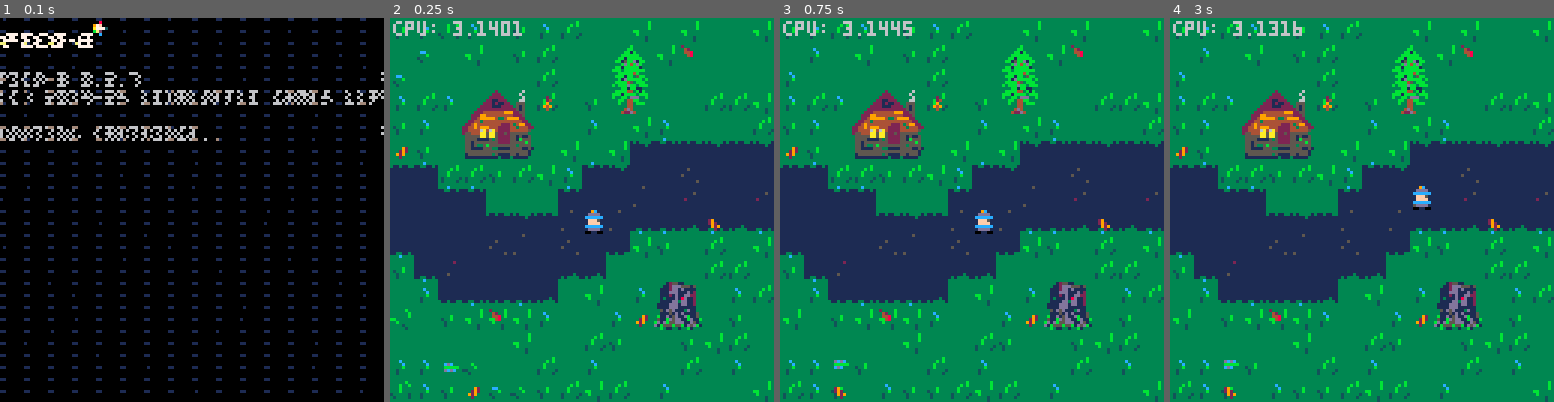
Above: before the commit, frames 1-4 (left to right).
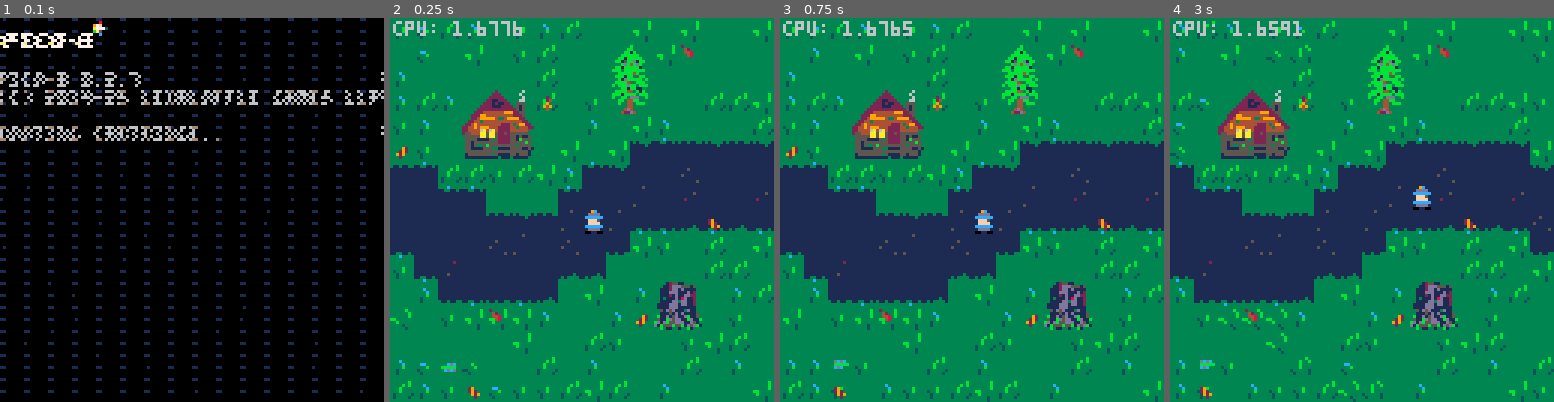
Above: after the commit, the same moments.

Repository: schoblaska/pico-8
Game: PICO-8 cartridge src/kaido.p8
The game is run twice, just before and just after one commit, with the same random seed, the same clock (stepped at 60 frames per second) and the same inputs.
Inputs:
- Up to frame 1 (0.1 s): no input
- Up to frame 2 (0.25 s): no input
- Up to frame 3 (0.75 s): tap X (X key) at 0.33 s; tap O (Z key) at 0.7 s
- Up to frame 4 (3 s): tap X (X key) at 1.07, 1.85, 2.97 s; hold Right 1.6-2.1 s; tap O (Z key) every 0.4 s from 1.7 to 2.9 s; hold Up 2.15-2.42 s; hold Right from 2.47 s (still down)

Frame 1 is identical in both runs. In frame 2, 0.5% of the frame differs, in the area x 0-36%, y 0-100%; in frame 3, 0.1%; in frame 4, 18%, in the area x 0-100%, y 0-100%.

Commit message:
index leaves and increase btnp repeat speed

Diff:
--- a/src/kaido.p8
+++ b/src/kaido.p8
@@ -74,6 +74,7 @@
 
   gusts = {}
   leaves = {}
+  leaf_index = {}
 
   -- TODO: make more dynamic? gusts can change speed, die out, new gusts can start
   for n = 1, flr(conf.mapwidth / 16) do
@@ -90,12 +91,18 @@
             y = y,
             sprite = sprites.leaves[flr(rnd(#sprites.leaves)) + 1],
             rotation = sample({ 0, 90, 180, 270 }),
-            move = entity_move
+            move = function(self, dx, dy)
+              entity_move(self, dx, dy)
+              index_leaves()
+              refresh_leaves()
+            end
           }
         )
       end
     end
   end
+
+  index_leaves()
 
   music(39)
 end
@@ -146,7 +153,7 @@
     for y = 0, 15 do
       local truex = cam_offset + x
       local sprite = modmget(truex, y)
-      local leaf = leaf_at(truex, y) -- this lookup is ~50% of cpu usage
+      local leaf = leaf_at(truex, y)
 
       spr(sprites.grass, x * 8, y * 8)
 
@@ -335,7 +342,9 @@
 end
 
 function leaf_at(x, y)
-  return entity_at(leaves, x, y)
+  local modx = x % conf.mapwidth
+  return leaf_index[modx .. "," .. y]
+  -- return entity_at(leaves, x, y)
 end
 
 function displace_leaf(x, y, dx, dy)
@@ -358,7 +367,6 @@
   for vector in all(vectors) do
     if leaf_can_move_to(x + vector[1], y + vector[2]) then
       leaf:move(vector[1], vector[2])
-      refresh_leaves()
       return true
     end
   end
@@ -368,6 +376,13 @@
   -- TODO: delete any leaves that have been pushed off the top or bottom of the map
   -- generate new random leaves so that total population is equal to a config value
   -- that replaces leafspawn
+end
+
+function index_leaves()
+  leaf_index = {}
+  for leaf in all(leaves) do
+    leaf_index[leaf.x .. "," .. leaf.y] = leaf
+  end
 end
 
 __gfx__
